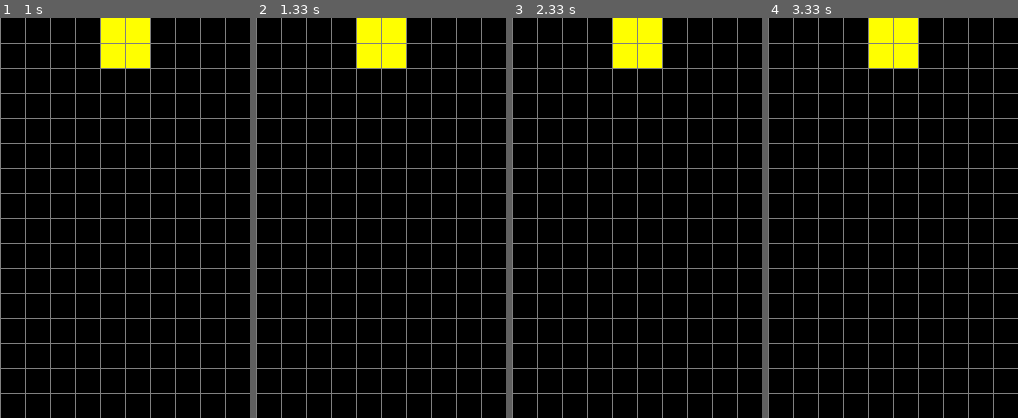
Above: before the commit, frames 1-4 (left to right).
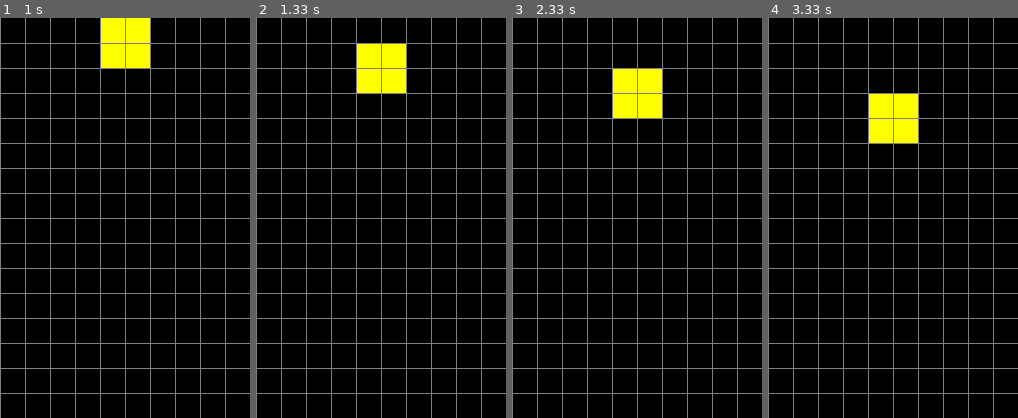
Above: after the commit, the same moments.

Repository: Andrew-P-Jones/PyGame
Game: pygame game, started from tetris.py
Two runs of this game, one before a commit and one after it. Both use one fixed random seed, a clock stepped at 60 frames per second and the inputs below.
Inputs:
- Up to frame 1 (1 s): no input
- Up to frame 2 (1.33 s): no input
- Up to frame 3 (2.33 s): no input
- Up to frame 4 (3.33 s): no input
The pictures show only the part of the screen within x 10-60%, y 0-50%; the shares and areas given below are measured in that part.

Frame 1 is identical in both runs. In frame 2, 2.4% of the frame differs, in the area x 40-60%, y 0-19%; in frame 3, 4.7%, in the area x 40-60%, y 0-25%; in frame 4, 4.7%.

Commit message:
Falling Square
created an event that gets handled in the games even queue and moves the square object down 1 tile every second

Diff:
--- a/tetris.py
+++ b/tetris.py
@@ -1,5 +1,4 @@
-import pygame
-import sys
+import pygame, sys, random, time
 from tetris_constants import *
 from tetris_shapes import Square
 
@@ -17,8 +16,12 @@
 
     for y in range(TILE_SIZE, HEIGHT, TILE_SIZE):
         pygame.draw.line(SCREEN, GRAY, (0, y), (WIDTH, y))
+#Create the falling event
+move_down_event = pygame.USEREVENT + 1
+pygame.time.set_timer(move_down_event, DOWN_SPEED)
 
 
+# Create shapes
 square1 = Square(6, 0)
 
 
@@ -28,7 +31,8 @@
     for event in pygame.event.get():
         if event.type == pygame.QUIT:
             running = False
-
+        elif event.type == move_down_event:
+            square1.fall()
     # Logical updates
 
 
--- a/tetris_constants.py
+++ b/tetris_constants.py
@@ -4,6 +4,7 @@
 WIDTH = 500
 HEIGHT = 800
 TILE_SIZE = 25
+DOWN_SPEED = 1000 # 1 second
 
 # Basic colors
 BLACK = (0, 0, 0)
